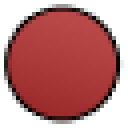
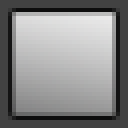
Layered file, before and after one edit (128×128). Changes by layer:
hid "Layer 5" over [8, 8, 120, 120]
added layer "Layer 6" above "Layer 4" over [12, 12, 116, 116]
showed "Layer 1" over [0, 0, 128, 128]
